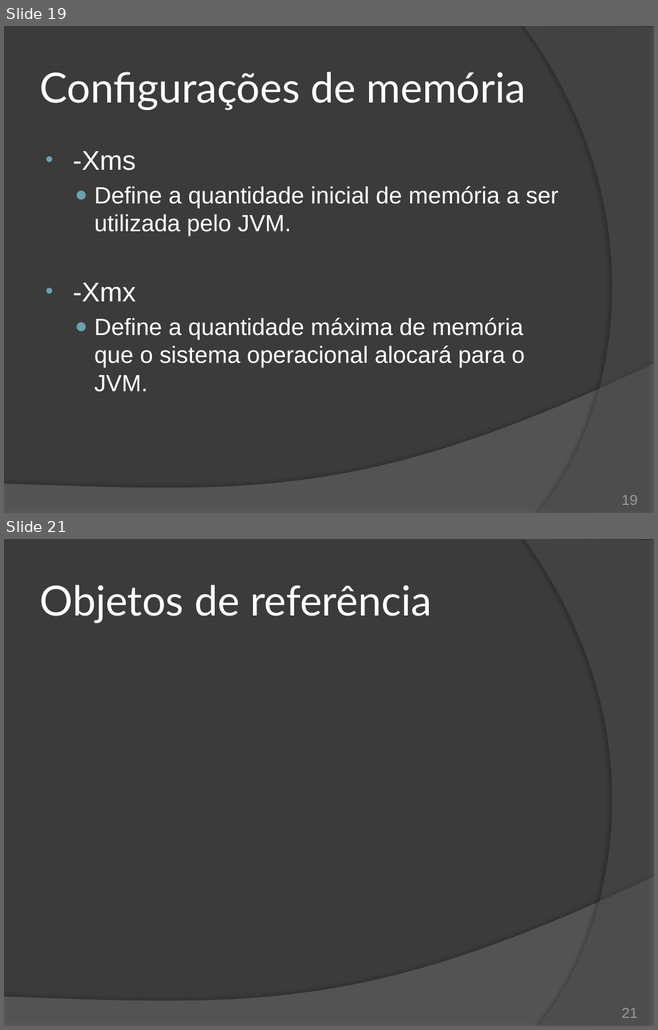
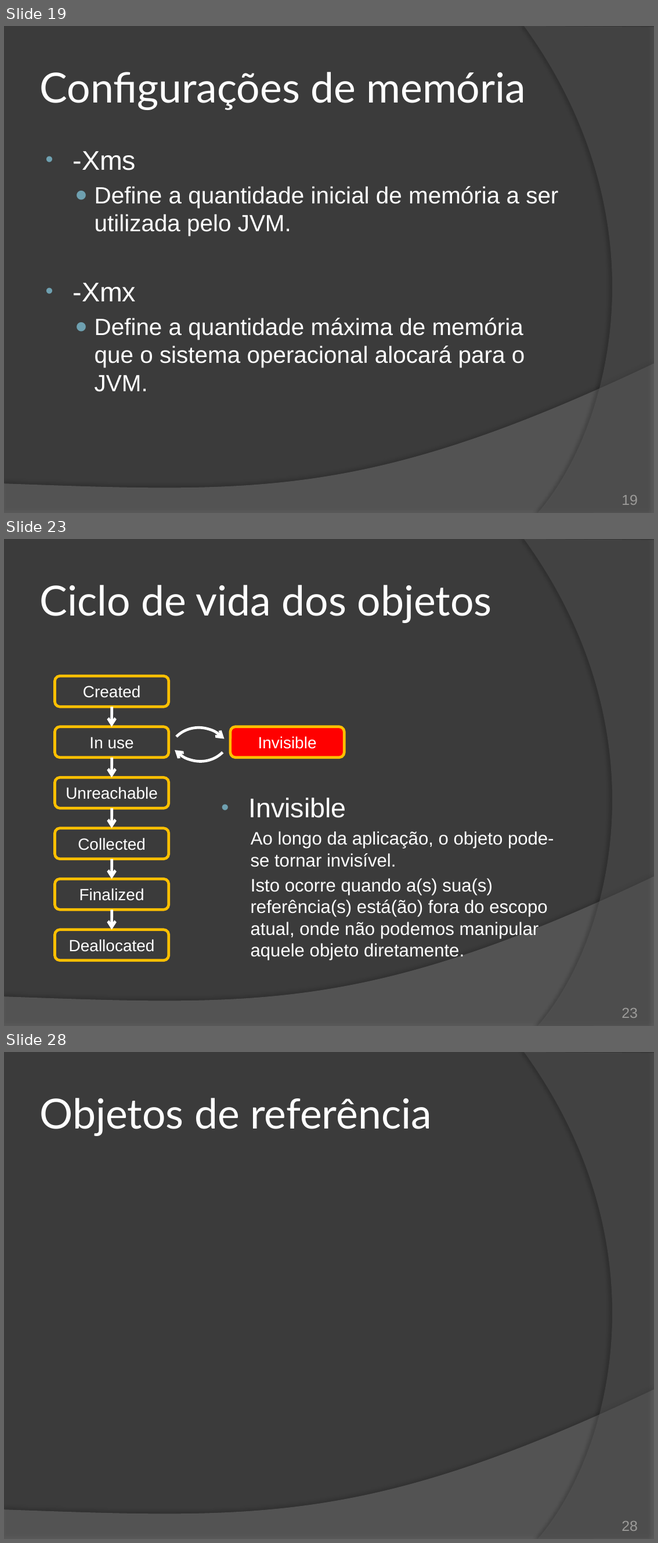
Before and after one commit to duchesqui/slzvieira-training, a slide deck: 2-Java-Programmer-Modulo-II/11.Capitulo05.pptx. Shown one above the other, each under a label of ours: slides 19 and 21 before the commit, slides 19, 23 and 28 after it; the slides between them are not shown. The pictures are 658x1030 and 658x1543 pixels, drawn with LibreOffice and Linux fonts; fonts in the diff are those of the drawing. Boxes give left, top, right and bottom in pixels: in the first picture for what was removed or moved away, otherwise in the second. Text is boxed around its words. In the diff, an @@ line names an element or a change of style, - is before the commit and + after.

Commit message:
Garbage Collector - Ciclo de vida dos objetos.

```diff
--- a/2-Java-Programmer-Modulo-II/11.Capitulo05.pptx
+++ b/2-Java-Programmer-Modulo-II/11.Capitulo05.pptx
@@ slide 23 added at (4, 539, 654, 1026), background #3B3B3B; not listed: 2 template elements that a slide beside it also shows @@
@@ title added at (40, 585, 492, 623), 46 pt, text #FFFFFF @@
+Ciclo de vida dos objetos
@@ rounded rectangle added at (54, 676, 168, 707), outline #FFC000 3 pt, 18 pt, text #FFFFFF @@
+Created
@@ arc (boxed as its full ellipse) added at (151, 681, 245, 774), outline #FFFFFF 3 pt @@
@@ arrow added from (112, 707) to (112, 727), #FFFFFF 3 pt @@
@@ rounded rectangle added at (54, 727, 168, 757), outline #FFC000 3 pt, 18 pt, text #FFFFFF @@
+In use
@@ arc (boxed as its full ellipse) added at (154, 714, 248, 808), outline #FFFFFF 3 pt @@
@@ rounded rectangle added at (230, 727, 344, 757), fill #FF0000, outline #FFC000 3 pt, 18 pt, text #FFFFFF @@
+Invisible
@@ arrow added from (112, 758) to (112, 777), #FFFFFF 3 pt @@
@@ rounded rectangle added at (54, 777, 168, 808), outline #FFC000 3 pt, 18 pt, text #FFFFFF @@
+Unreachable
@@ text added at (248, 798, 554, 960), 20 pt, text #FFFFFF @@
+• Invisible
+  Ao longo da aplicação, o objeto pode-se tornar invisível.
+  Isto ocorre quando a(s) sua(s) referência(s) está(ão) fora do escopo atual, onde não podemos manipular aquele objeto diretamente.
@@ arrow added from (112, 809) to (112, 828), #FFFFFF 3 pt @@
@@ rounded rectangle added at (54, 828, 168, 859), outline #FFC000 3 pt, 18 pt, text #FFFFFF @@
+Collected
@@ arrow added from (112, 859) to (112, 879), #FFFFFF 3 pt @@
@@ rounded rectangle added at (54, 879, 168, 909), outline #FFC000 3 pt, 18 pt, text #FFFFFF @@
+Finalized
@@ arrow added from (112, 910) to (112, 930), #FFFFFF 3 pt @@
@@ rounded rectangle added at (54, 930, 168, 961), outline #FFC000 3 pt, 18 pt, text #FFFFFF @@
+Deallocated
@@ page number added at (621, 1008, 637, 1018), 16 pt, text #9D9B9A @@
+23
@@ what was slide 21 is now slide 28 @@
@@ page number at (621, 1521, 637, 1531): text changed @@
-21
+28
```
Also in this commit, not shown: 1 slide changed, 6 other slides added.
